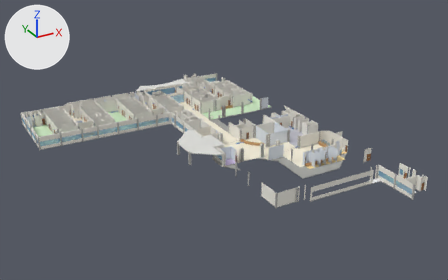
The glTF model public/pb/solca_pb.glb as it was, and as the next commit left it.
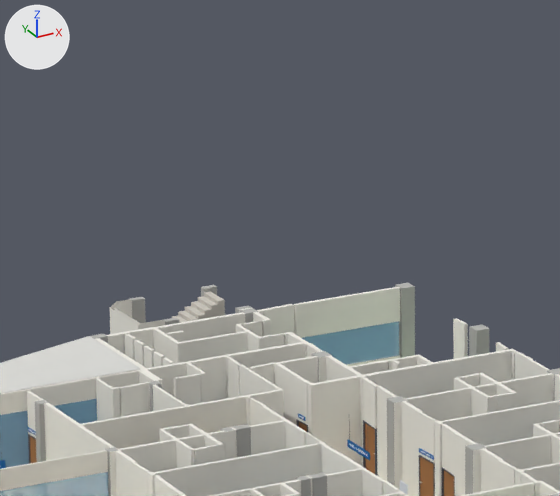
The first picture shows the older version from a 50 mm camera at (-28.6, -93.9, 74.9) aimed at (51.1, 51.0, 2.4). The close-ups show the older and then the newer version on the part from 38% to 52% of the width and 15% to 34% of the height of that picture. Only the edits that show in the close-ups are written down. Every picture has the same lights, and +X, +Y and +Z are marked at upper left.

Names of what the first close-up shows: 'escaleras|0.608,0.578,0.518|0.00', 'muros|0.102,0.109,0.130|0.00', 'muros|0.303,0.608,0.846|0.60', 'muros|0.360,0.160,0.053|0.00', 'muros|0.462,0.462,0.436|0.00', 'muros|0.902,0.884,0.810|0.00', 'viseras|0.740,0.740,0.706|0.00' and 3 more.
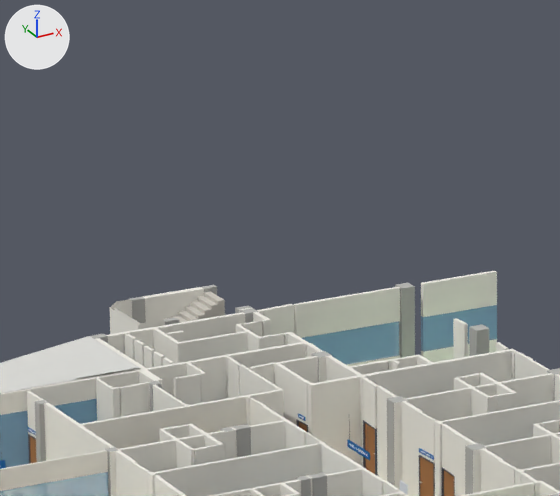
Where the change shows, as pixel boxes [x1, y1, x2, y2] in the close-ups (560 x 496 px):
```json
{"object": "muros|0.902,0.884,0.810|0.00", "change": "reshaped", "before": [0, 287, 560, 496], "after": [0, 271, 560, 496]}
{"object": "muros|0.303,0.608,0.846|0.60", "change": "reshaped", "before": [0, 321, 399, 496], "after": [0, 305, 497, 496], "on screen": "mostly hidden"}
{"part": 1, "of": "me_muros_0_303_0_608_0_846_0_60", "change": "added", "after": [421, 305, 497, 352]}
{"part": 2, "of": "me_muros_0_902_0_884_0_810_0_00", "change": "added", "after": [142, 287, 204, 322]}
{"part": 3, "of": "me_muros_0_902_0_884_0_810_0_00", "change": "added", "after": [421, 339, 497, 362]}
{"part": 4, "of": "me_muros_0_902_0_884_0_810_0_00", "change": "added", "after": [421, 271, 497, 317]}
{"part": 5, "of": "me_muros_0_902_0_884_0_810_0_00", "change": "added", "after": [77, 368, 140, 379]}
```

Scene script edits in JSON lines:
```json
{"block": "me_muros_0_303_0_608_0_846_0_60", "where": "# used by ob_muros_0_303_0_608_0_846_0_60; location = (0.0, 0.0, 0.0)"}
{"op": "remove", "block": "me_muros_0_303_0_608_0_846_0_60", "code": "me_muros_0_303_0_608_0_846_0_60.from_pydata(...)  # 478 vertices, 804 faces; spans x 3.8..82.9, y 2.1..104.3, z 0.0..3.0"}
{"op": "add", "block": "me_muros_0_303_0_608_0_846_0_60", "code": "me_muros_0_303_0_608_0_846_0_60.from_pydata(...)  # 504 vertices, 844 faces; spans x 3.8..82.9, y 2.1..104.4, z 0.0..3.0"}
{"block": "me_muros_0_303_0_608_0_846_0_60", "change": "me_muros_0_303_0_608_0_846_0_60 part 1: a new loose piece, a box spanning x 77.84..81.35, y 104.16..104.36, z 0.9..2.4, in mat_material_15 (blue #95cded)"}
{"block": "me_muros_0_303_0_608_0_846_0_60", "change": "other edits to the shape of me_muros_0_303_0_608_0_846_0_60 do not show in these pictures"}
{"block": "me_muros_0_902_0_884_0_810_0_00", "where": "# used by ob_muros_0_902_0_884_0_810_0_00; location = (0.0, 0.0, 0.0)"}
{"op": "remove", "block": "me_muros_0_902_0_884_0_810_0_00", "code": "me_muros_0_902_0_884_0_810_0_00.from_pydata(...)  # 8366 vertices, 15846 faces; spans x 3.7..83.2, y 2.0..108.3, z 0.0..3.8"}
{"op": "add", "block": "me_muros_0_902_0_884_0_810_0_00", "code": "me_muros_0_902_0_884_0_810_0_00.from_pydata(...)  # 8482 vertices, 16038 faces; spans x 3.7..83.2, y 2.0..108.3, z 0.0..3.8"}
{"block": "me_muros_0_902_0_884_0_810_0_00", "change": "me_muros_0_902_0_884_0_810_0_00 part 2: a new loose piece, a box spanning x 66.9..69.58, y 107.95..108.25, z 0.0..3.84, in mat_material_10 (white #f4f1e8)"}
{"block": "me_muros_0_902_0_884_0_810_0_00", "change": "me_muros_0_902_0_884_0_810_0_00 part 3: a new loose piece, a box spanning x 77.84..81.35, y 104.16..104.36, z 0.0..0.9, in mat_material_10 (white #f4f1e8)"}
{"block": "me_muros_0_902_0_884_0_810_0_00", "change": "me_muros_0_902_0_884_0_810_0_00 part 4: a new loose piece, a box spanning x 77.84..81.35, y 104.16..104.36, z 2.4..3.84, in mat_material_10 (white #f4f1e8)"}
{"block": "me_muros_0_902_0_884_0_810_0_00", "change": "me_muros_0_902_0_884_0_810_0_00 part 5: a new loose piece of 14 vertices spanning x 60.0..62.8, y 99.8..99.9, z 0.0..3.8, in mat_material_10 (white #f4f1e8)"}
{"block": "me_muros_0_902_0_884_0_810_0_00", "change": "other edits to the shape of me_muros_0_902_0_884_0_810_0_00 do not show in these pictures"}
```
